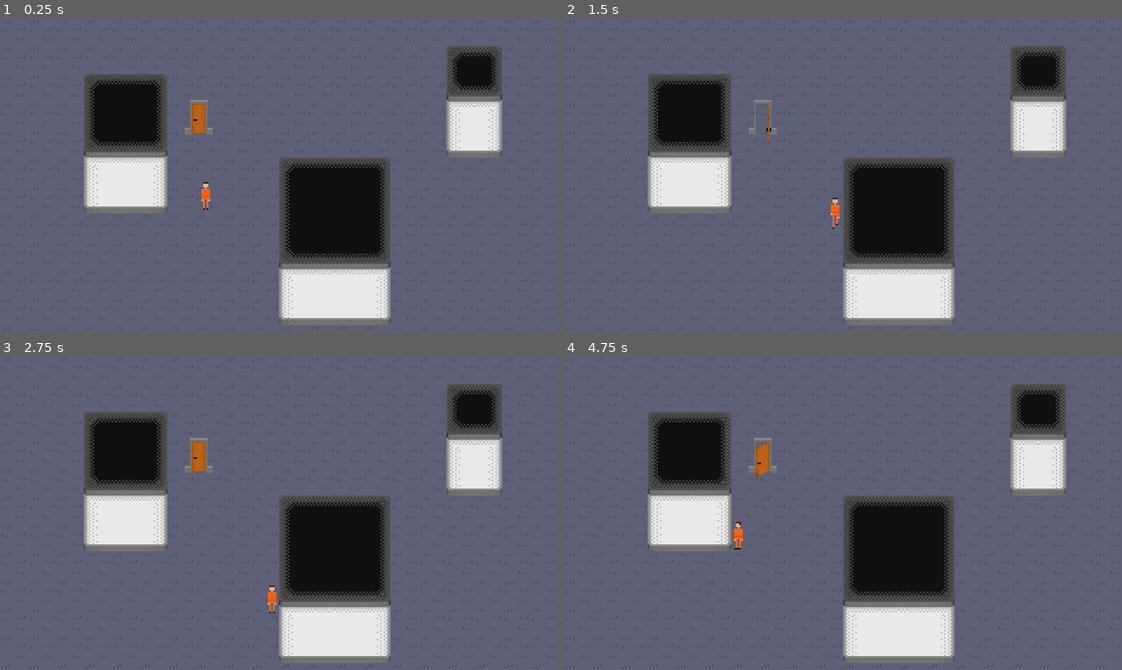
Above: before the commit, frames 1-4 (two rows, left to right).
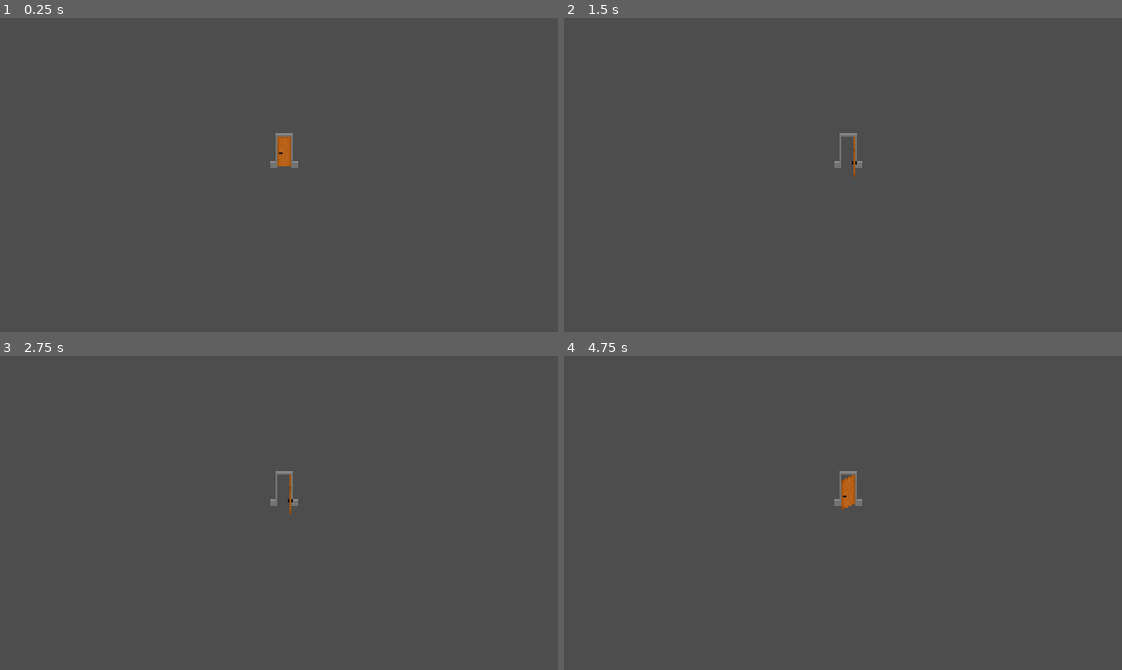
Above: after the commit, the same moments.

Repository: SunixDalsmith/JogoOFC-4.0
Game: Godot game, scene res://Nodes/Porta/door.tscn
The game is run twice, just before and just after one commit, with the same random seed, the same clock (stepped at 60 frames per second) and the same inputs. Before the commit the project starts from res://Mundo 1.tscn.
Inputs:
- Up to frame 1 (0.25 s): no input
- Up to frame 2 (1.5 s): tap Enter at 0.5 s; hold Right (ui_right) 0.53-1.28 s; tap E (Door) at 0.6, 1.35 s; hold Down (ui_down) from 1.28 s (still down)
- Up to frame 3 (2.75 s): release Down (ui_down) at 2.03 s; hold Right (ui_right) from 2.03 s (still down); tap E (Door) at 2.1 s
- Up to frame 4 (4.75 s): tap Space at 2.75 s; release Right (ui_right) at 2.78 s; hold Up (ui_up) 2.78-3.53 s; tap E (Door) at 2.85, 3.6, 4.35 s; hold Left (ui_left) from 3.53 s (still down)

The runs differ from the first frame. In frame 1, 96% of the frame differs, in the area x 0-100%, y 0-100%; in frame 2, 96%; in frame 3, 96%; in frame 4, 96%.

Commit message:
Porta e Colisao funcionando

Diff:
--- a/Jogo na Godot/Door.gd
+++ /dev/null
@@ -1,11 +0,0 @@
-extends TileMap
-
-
-# Called when the node enters the scene tree for the first time.
-func _ready():
-	pass # Replace with function body.
-
-
-# Called every frame. 'delta' is the elapsed time since the previous frame.
-func _process(delta):
-	pass
--- a/Jogo na Godot/Jogador/jogador.tscn
+++ b/Jogo na Godot/Nodes/Jogador/jogador.tscn
@@ -1,7 +1,7 @@
 [gd_scene load_steps=10 format=3 uid="uid://c00olccp1fnqx"]
 
-[ext_resource type="Script" path="res://Jogador/jogador.gd" id="1_yg4uh"]
-[ext_resource type="Texture2D" uid="uid://bpv6xbxl7nw7q" path="res://assets/Jogador/player.png" id="2_8wpti"]
+[ext_resource type="Script" path="res://Nodes/Jogador/jogador.gd" id="1_m20tg"]
+[ext_resource type="Texture2D" uid="uid://bpv6xbxl7nw7q" path="res://Assets/Jogador/player.png" id="2_i1oof"]
 
 [sub_resource type="Animation" id="Animation_if1dq"]
 length = 0.95
@@ -102,19 +102,19 @@
 }
 
 [sub_resource type="RectangleShape2D" id="RectangleShape2D_6o1vb"]
-size = Vector2(8, 9)
+size = Vector2(6, 4)
 
 [node name="Player" type="CharacterBody2D"]
 z_index = 1
 y_sort_enabled = true
 texture_filter = 1
 position = Vector2(621, 299)
-script = ExtResource("1_yg4uh")
+script = ExtResource("1_m20tg")
 
 [node name="Sprite Player" type="Sprite2D" parent="."]
 z_index = 1
 position = Vector2(-446, -195)
-texture = ExtResource("2_8wpti")
+texture = ExtResource("2_i1oof")
 offset = Vector2(0, -9)
 hframes = 6
 vframes = 4
@@ -126,5 +126,5 @@
 }
 
 [node name="CollisionShapePlayer" type="CollisionShape2D" parent="."]
-position = Vector2(-446, -199.5)
+position = Vector2(-446, -197)
 shape = SubResource("RectangleShape2D_6o1vb")
--- /dev/null
+++ b/Jogo na Godot/Nodes/Porta/door.tscn
@@ -0,0 +1,92 @@
+[gd_scene load_steps=7 format=3 uid="uid://bi8755mcm28p3"]
+
+[ext_resource type="Texture2D" uid="uid://eixfhqjhm7k2" path="res://Assets/Door/image.png" id="1_c631r"]
+
+[sub_resource type="GDScript" id="GDScript_882p3"]
+script/source = "extends TileMap
+
+@onready var animation = $AnimationDoor #importar a animacao da porta
+var estate = \"open\" #fechar ou abrir a porta
+
+#
+func _input(event):
+	if event is InputEventKey and event.pressed:
+		if event.keycode == KEY_E: #se a tecla e for precionada
+			if estate == \"open\": #abre
+				animation.play(\"Open_Door\")
+				estate = \"close\"
+			elif estate == \"close\": #fecha
+				animation.play(\"Close_Door\")
+				estate = \"open\"
+
+
+func process(delta):
+	_input(0)
+"
+
+[sub_resource type="Animation" id="Animation_iq8sa"]
+resource_name = "Close_Door"
+tracks/0/type = "value"
+tracks/0/imported = false
+tracks/0/enabled = true
+tracks/0/path = NodePath("SpriteDoor:frame_coords")
+tracks/0/interp = 1
+tracks/0/loop_wrap = true
+tracks/0/keys = {
+"times": PackedFloat32Array(0, 0.2, 0.4),
+"transitions": PackedFloat32Array(1, 1, 1),
+"update": 1,
+"values": [Vector2i(2, 0), Vector2i(1, 0), Vector2i(0, 0)]
+}
+
+[sub_resource type="Animation" id="Animation_683xh"]
+resource_name = "Open_Door"
+tracks/0/type = "value"
+tracks/0/imported = false
+tracks/0/enabled = true
+tracks/0/path = NodePath("SpriteDoor:frame_coords")
+tracks/0/interp = 1
+tracks/0/loop_wrap = true
+tracks/0/keys = {
+"times": PackedFloat32Array(0, 0.1, 0.2),
+"transitions": PackedFloat32Array(1, 1, 1),
+"update": 1,
+"values": [Vector2i(0, 0), Vector2i(1, 0), Vector2i(2, 0)]
+}
+
+[sub_resource type="Animation" id="Animation_bkuy4"]
+length = 0.001
+tracks/0/type = "value"
+tracks/0/imported = false
+tracks/0/enabled = true
+tracks/0/path = NodePath("SpriteDoor:frame_coords")
+tracks/0/interp = 1
+tracks/0/loop_wrap = true
+tracks/0/keys = {
+"times": PackedFloat32Array(0),
+"transitions": PackedFloat32Array(1),
+"update": 1,
+"values": [Vector2i(0, 0)]
+}
+
+[sub_resource type="AnimationLibrary" id="AnimationLibrary_ll675"]
+_data = {
+"Close_Door": SubResource("Animation_iq8sa"),
+"Open_Door": SubResource("Animation_683xh"),
+"RESET": SubResource("Animation_bkuy4")
+}
+
+[node name="Door" type="TileMap"]
+texture_filter = 1
+format = 2
+script = SubResource("GDScript_882p3")
+
+[node name="SpriteDoor" type="Sprite2D" parent="."]
+position = Vector2(163, 84)
+texture = ExtResource("1_c631r")
+hframes = 3
+
+[node name="AnimationDoor" type="AnimationPlayer" parent="."]
+libraries = {
+"": SubResource("AnimationLibrary_ll675")
+}
--- a/Jogo na Godot/Mundo 1.tscn
+++ b/Jogo na Godot/Nodes/Salas/Mundo 1.tscn
@@ -1,9 +1,9 @@
-[gd_scene load_steps=15 format=3 uid="uid://dac1b8myel206"]
+[gd_scene load_steps=10 format=3 uid="uid://dac1b8myel206"]
 
-[ext_resource type="PackedScene" uid="uid://c00olccp1fnqx" path="res://Jogador/jogador.tscn" id="1_x5g5e"]
-[ext_resource type="Texture2D" uid="uid://dgttg3flea66e" path="res://assets/tiles/carpete.png" id="2_27bvi"]
-[ext_resource type="Texture2D" uid="uid://8jsj06xxpdvf" path="res://assets/wall/parede.png" id="2_35x1y"]
-[ext_resource type="Texture2D" uid="uid://eixfhqjhm7k2" path="res://assets/Door/image.png" id="4_e7aw5"]
+[ext_resource type="PackedScene" uid="uid://c00olccp1fnqx" path="res://Nodes/Jogador/jogador.tscn" id="1_x5g5e"]
+[ext_resource type="Texture2D" uid="uid://dgttg3flea66e" path="res://Assets/tiles/carpete.png" id="2_27bvi"]
+[ext_resource type="Texture2D" uid="uid://8jsj06xxpdvf" path="res://Assets/wall/parede.png" id="2_35x1y"]
+[ext_resource type="PackedScene" uid="uid://b56vopfsihxxu" path="res://Nodes/Porta/door.tscn" id="4_jynj3"]
 
 [sub_resource type="TileSetAtlasSource" id="TileSetAtlasSource_jrf4w"]
 texture = ExtResource("2_27bvi")
@@ -104,82 +104,6 @@
 physics_layer_0/collision_layer = 1
 sources/0 = SubResource("TileSetAtlasSource_w6e0d")
 
-[sub_resource type="GDScript" id="GDScript_4c4fe"]
-script/source = "extends TileMap
-@onready var animation = $AnimationPlayer
-var count = true;
-func _update():
-	if  Input.is_action_pressed(\"Door\"):
-		if count == true:
-			animation.play(\"Open_Door\")
-			count = false
-		elif count == false:
-			animation.play(\"Close_Door\")
-			count = true
-	pass
-# Called when the node enters the scene tree for the first time.
-func _ready():
-	pass # Replace with function body.
-
-
-# Called every frame. 'delta' is the elapsed time since the previous frame.
-func _process(delta):
-	_update()
-	pass
-"
-
-[sub_resource type="Animation" id="Animation_iq8sa"]
-resource_name = "Close_Door"
-tracks/0/type = "value"
-tracks/0/imported = false
-tracks/0/enabled = true
-tracks/0/path = NodePath("Sprite2D:frame_coords")
-tracks/0/interp = 1
-tracks/0/loop_wrap = true
-tracks/0/keys = {
-"times": PackedFloat32Array(0, 0.2, 0.4),
-"transitions": PackedFloat32Array(1, 1, 1),
-"update": 1,
-"values": [Vector2i(2, 0), Vector2i(1, 0), Vector2i(0, 0)]
-}
-
-[sub_resource type="Animation" id="Animation_683xh"]
-resource_name = "Open_Door"
-tracks/0/type = "value"
-tracks/0/imported = false
-tracks/0/enabled = true
-tracks/0/path = NodePath("Sprite2D:frame_coords")
-tracks/0/interp = 1
-tracks/0/loop_wrap = true
-tracks/0/keys = {
-"times": PackedFloat32Array(0, 0.2, 0.4),
-"transitions": PackedFloat32Array(1, 1, 1),
-"update": 1,
-"values": [Vector2i(0, 0), Vector2i(1, 0), Vector2i(2, 0)]
-}
-
-[sub_resource type="Animation" id="Animation_bkuy4"]
-length = 0.001
-tracks/0/type = "value"
-tracks/0/imported = false
-tracks/0/enabled = true
-tracks/0/path = NodePath("Sprite2D:frame_coords")
-tracks/0/interp = 1
-tracks/0/loop_wrap = true
-tracks/0/keys = {
-"times": PackedFloat32Array(0),
-"transitions": PackedFloat32Array(1),
-"update": 1,
-"values": [Vector2i(0, 0)]
-}
-
-[sub_resource type="AnimationLibrary" id="AnimationLibrary_ll675"]
-_data = {
-"Close_Door": SubResource("Animation_iq8sa"),
-"Open_Door": SubResource("Animation_683xh"),
-"RESET": SubResource("Animation_bkuy4")
-}
-
 [node name="Mundo 1" type="Node2D"]
 y_sort_enabled = true
 
@@ -200,19 +124,9 @@
 layer_0/tile_data = PackedInt32Array(589834, 0, 3, 655370, 0, 4, 589835, 65536, 3, 655371, 65536, 4, 589836, 65536, 3,  …(716 unchanged characters)…
 
 [node name="Player" parent="." instance=ExtResource("1_x5g5e")]
-position = Vector2(564, 306)
+position = Vector2(548, 308)
 
-[node name="Door" type="TileMap" parent="."]
-texture_filter = 1
-format = 2
-script = SubResource("GDScript_4c4fe")
-
-[node name="Sprite2D" type="Sprite2D" parent="Door"]
-position = Vector2(114, 65)
-texture = ExtResource("4_e7aw5")
-hframes = 3
-
-[node name="AnimationPlayer" type="AnimationPlayer" parent="Door"]
-libraries = {
-"": SubResource("AnimationLibrary_ll675")
-}
+[node name="Door" parent="." instance=ExtResource("4_jynj3")]
+z_index = 1
+position = Vector2(-12, -9)
+layer_0/y_sort_enabled = true
--- /dev/null
+++ b/Jogo na Godot/Nodes/door.tscn
@@ -0,0 +1,92 @@
+[gd_scene load_steps=7 format=3 uid="uid://ds4fmjga6homc"]
+
+[ext_resource type="Texture2D" uid="uid://eixfhqjhm7k2" path="res://Assets/Door/image.png" id="1_c631r"]
+
+[sub_resource type="GDScript" id="GDScript_882p3"]
+script/source = "extends TileMap
+
+@onready var animation = $AnimationDoor #importar a animacao da porta
+var estate = \"open\" #fechar ou abrir a porta
+
+#
+func _input(event):
+	if event is InputEventKey and event.pressed:
+		if event.keycode == KEY_E: #se a tecla e for precionada
+			if estate == \"open\": #abre
+				animation.play(\"Open_Door\")
+				estate = \"close\"
+			elif estate == \"close\": #fecha
+				animation.play(\"Close_Door\")
+				estate = \"open\"
+
+
+func process(delta):
+	_input(0)
+"
+
+[sub_resource type="Animation" id="Animation_iq8sa"]
+resource_name = "Close_Door"
+tracks/0/type = "value"
+tracks/0/imported = false
+tracks/0/enabled = true
+tracks/0/path = NodePath("SpriteDoor:frame_coords")
+tracks/0/interp = 1
+tracks/0/loop_wrap = true
+tracks/0/keys = {
+"times": PackedFloat32Array(0, 0.2, 0.4),
+"transitions": PackedFloat32Array(1, 1, 1),
+"update": 1,
+"values": [Vector2i(2, 0), Vector2i(1, 0), Vector2i(0, 0)]
+}
+
+[sub_resource type="Animation" id="Animation_683xh"]
+resource_name = "Open_Door"
+tracks/0/type = "value"
+tracks/0/imported = false
+tracks/0/enabled = true
+tracks/0/path = NodePath("SpriteDoor:frame_coords")
+tracks/0/interp = 1
+tracks/0/loop_wrap = true
+tracks/0/keys = {
+"times": PackedFloat32Array(0, 0.1, 0.2),
+"transitions": PackedFloat32Array(1, 1, 1),
+"update": 1,
+"values": [Vector2i(0, 0), Vector2i(1, 0), Vector2i(2, 0)]
+}
+
+[sub_resource type="Animation" id="Animation_bkuy4"]
+length = 0.001
+tracks/0/type = "value"
+tracks/0/imported = false
+tracks/0/enabled = true
+tracks/0/path = NodePath("SpriteDoor:frame_coords")
+tracks/0/interp = 1
+tracks/0/loop_wrap = true
+tracks/0/keys = {
+"times": PackedFloat32Array(0),
+"transitions": PackedFloat32Array(1),
+"update": 1,
+"values": [Vector2i(0, 0)]
+}
+
+[sub_resource type="AnimationLibrary" id="AnimationLibrary_ll675"]
+_data = {
+"Close_Door": SubResource("Animation_iq8sa"),
+"Open_Door": SubResource("Animation_683xh"),
+"RESET": SubResource("Animation_bkuy4")
+}
+
+[node name="Door" type="TileMap"]
+texture_filter = 1
+format = 2
+script = SubResource("GDScript_882p3")
+
+[node name="SpriteDoor" type="Sprite2D" parent="."]
+position = Vector2(163, 84)
+texture = ExtResource("1_c631r")
+hframes = 3
+
+[node name="AnimationDoor" type="AnimationPlayer" parent="."]
+libraries = {
+"": SubResource("AnimationLibrary_ll675")
+}
--- a/Jogo na Godot/project.godot
+++ b/Jogo na Godot/project.godot
@@ -11,7 +11,7 @@
 [application]
 
 config/name="Jogo"
-run/main_scene="res://Mundo 1.tscn"
+run/main_scene="res://Nodes/Porta/door.tscn"
 config/features=PackedStringArray("4.1", "Forward Plus")
 config/icon="res://icon.svg"
 
Renamed: Jogo na Godot/Jogador/jogador.gd -> Jogo na Godot/Nodes/Jogador/jogador.gd
Not shown, changed: Jogo na Godot/assets/Door/image.png.import
Not shown, changed: Jogo na Godot/assets/Jogador/player.png.import
Not shown, changed: Jogo na Godot/assets/tiles/carpete.png.import
Not shown, changed: Jogo na Godot/assets/wall/parede.png.import
